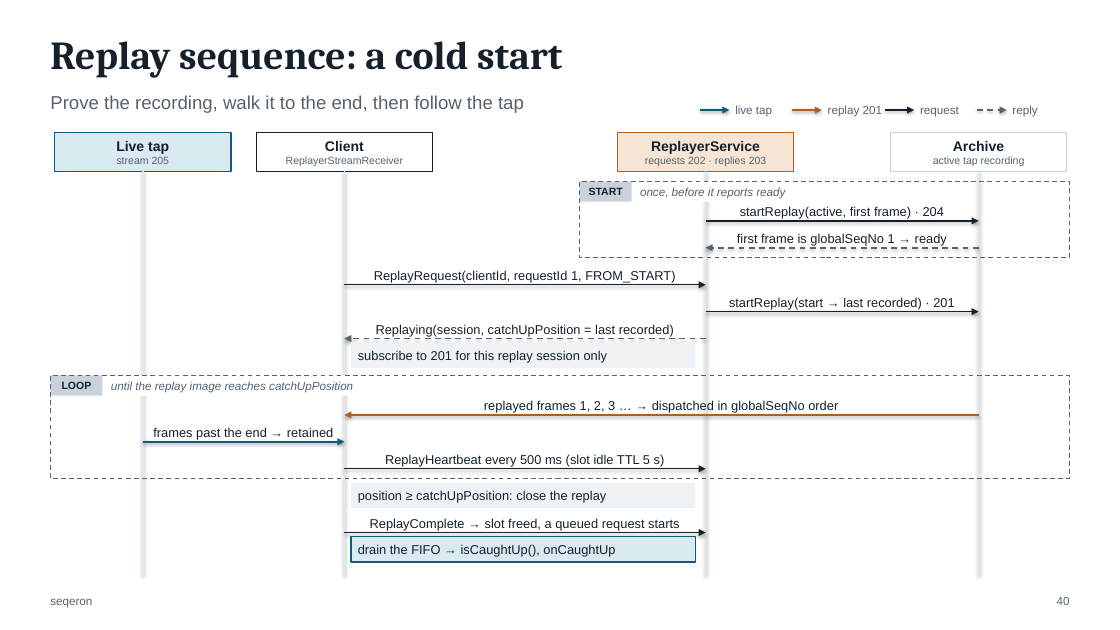
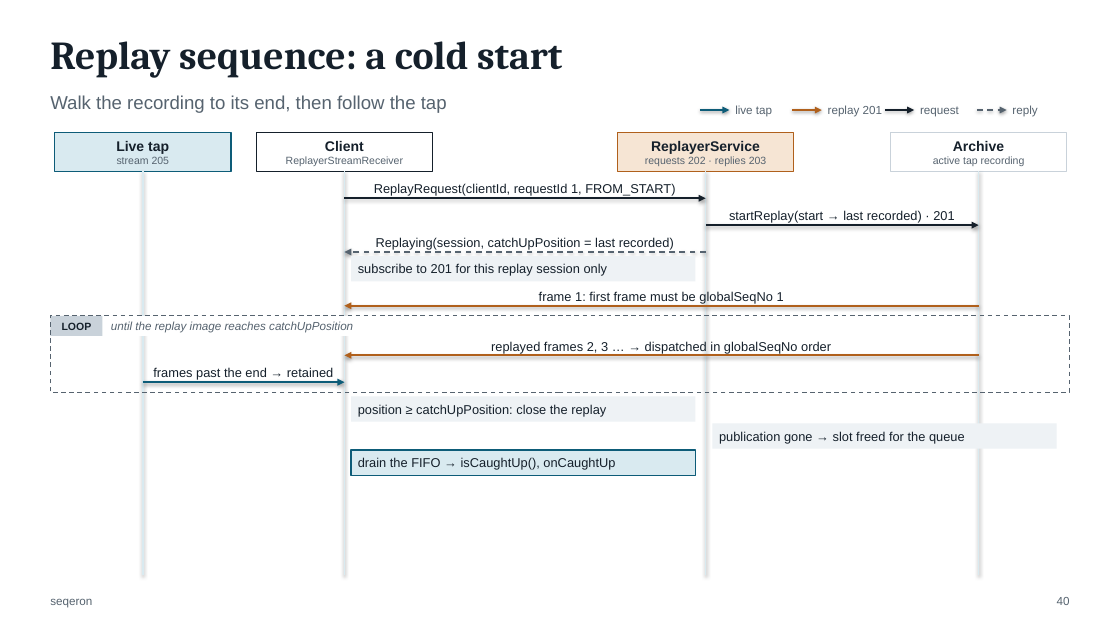
Before and after one commit to FredrikJDahlberg/seqeron, a slide deck: slide 40 of doc/presentation/seqeron-architecture.pptx. Drawn at 1120x630 pixels with LibreOffice and Linux fonts; fonts in the diff are those of the drawing. Boxes give left, top, right and bottom in pixels: in the first picture for what was removed or moved away, otherwise in the second. Text is boxed around its words. In the diff, an @@ line names an element or a change of style, - is before the commit and + after.

```diff
--- a/doc/presentation/seqeron-architecture.pptx
+++ b/doc/presentation/seqeron-architecture.pptx
@@ text at <box>50,95,447,113</box>: text changed @@
-Prove the recording, walk it to the end, then follow the tap
+Walk the recording to its end, then follow the tap
@@ arrow moved from (344, 469) - (706, 469) to (344, 198) - (706, 198) @@
@@ rectangle removed at <box>580,181,632,202</box> @@
-START
@@ rectangle removed at <box>580,181,1070,258</box> @@
@@ rectangle removed at <box>635,181,821,202</box> @@
@@ text removed at <box>640,187,785,199</box> @@
-once, before it reports ready
@@ text removed at <box>740,206,944,219</box> @@
-startReplay(active, first frame) · 204
@@ arrow moved from (706, 221) - (979, 221) to (706, 225) - (979, 225) @@
@@ text removed at <box>737,233,947,246</box> @@
-first frame is globalSeqNo 1 → ready
@@ 6 texts, 1 rectangle, 1 arrow: place and size @@
-6 texts, 1 rectangle, 1 arrow at <box>344,270,954,562</box>
+6 texts, 1 rectangle, 1 arrow at <box>344,183,954,476</box>
@@ rectangle: place and size @@
-rectangle at <box>351,483,696,508</box>
+rectangle at <box>351,256,696,281</box>
@@ arrow removed from (979, 248) to (706, 248) @@
@@ text added at <box>539,291,784,304</box>, 11 pt, text #15202B @@
+frame 1: first frame must be globalSeqNo 1
@@ rectangle: place and size @@
-rectangle at <box>50,376,1070,479</box>
+rectangle at <box>50,316,1070,392</box>
@@ arrow moved from (344, 285) - (706, 285) to (979, 306) - (344, 306) @@
@@ arrow (979, 306) - (344, 306): stroke #15202B 1.25 pt to #B0601C 1.75 pt @@
@@ arrow removed from (706, 312) to (979, 312) @@
@@ text at <box>491,341,831,353</box>: text changed @@
-replayed frames 1, 2, 3 … → dispatched in globalSeqNo order
+replayed frames 2, 3 … → dispatched in globalSeqNo order
@@ 2 rectangles, 2 texts, 2 arrows: place and size @@
-2 rectangles, 2 texts, 2 arrows at <box>50,376,979,442</box>
+2 rectangles, 2 texts, 2 arrows at <box>50,316,979,382</box>
@@ rectangle: place and size @@
-rectangle at <box>351,343,696,368</box>
+rectangle at <box>351,397,696,422</box>
@@ rectangle added at <box>712,423,1057,449</box>, fill #EEF2F5 @@
@@ text added at <box>719,431,965,443</box>, 11 pt, text #15202B @@
+publication gone → slot freed for the queue
@@ text removed at <box>385,454,665,467</box> @@
-ReplayHeartbeat every 500 ms (slot idle TTL 5 s)
@@ arrow removed from (344, 533) to (706, 533) @@
@@ text removed at <box>370,518,679,531</box> @@
-ReplayComplete → slot freed, a queued request starts
```
Also in this commit, not shown: 25 other slides changed, 4 slides added, 1 other file.
